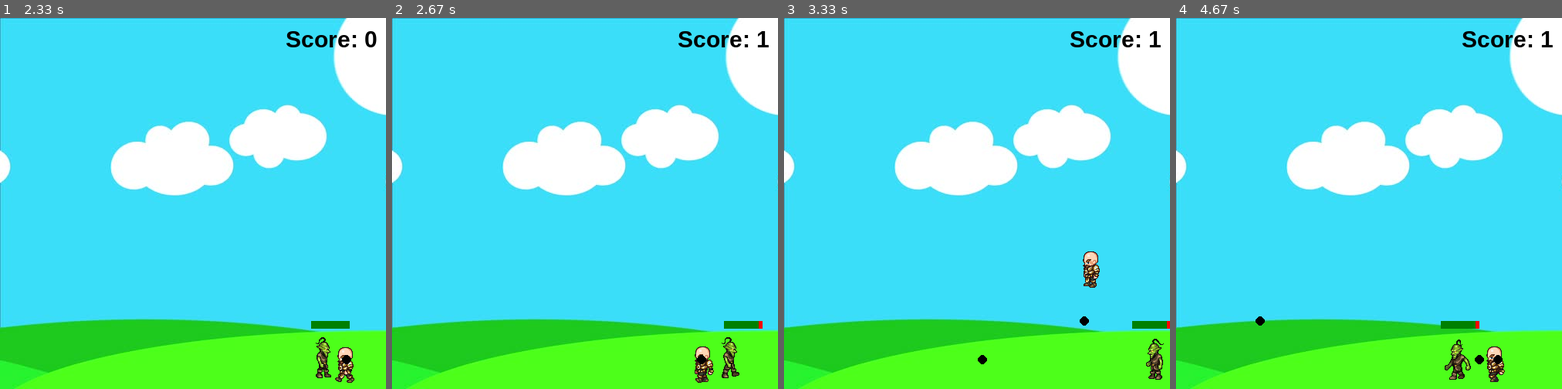
Above: before the commit, frames 1-4 (left to right).
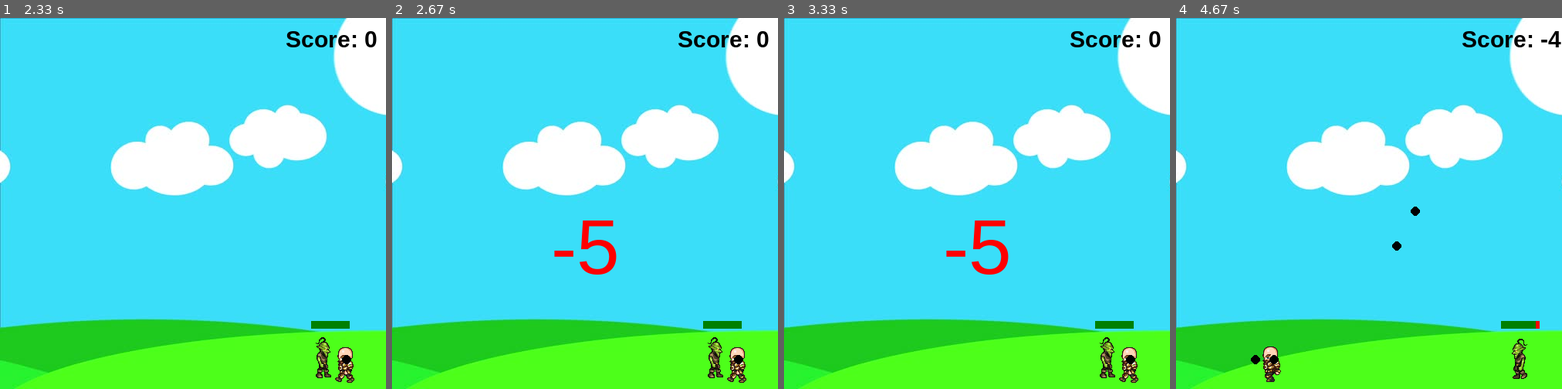
Above: after the commit, the same moments.

Repository: mkennely/learning_pygame
Game: pygame game, started from first_game.py
The game is run twice, just before and just after one commit, with the same random seed, the same clock (stepped at 60 frames per second) and the same inputs.
Inputs:
- Up to frame 1 (2.33 s): hold Space 0.33-0.8 s; hold Right 0.33-0.8 s; hold Right 0.83-1.3 s; tap Space at 0.9, 1.2, 1.4, 1.73, 2.03, 2.23 s; hold Up 1.33-1.63 s; hold Right 1.67-2.13 s; hold Left from 2.17 s (still down)
- Up to frame 2 (2.67 s): keep holding Left; tap Space at 2.53 s
- Up to frame 3 (3.33 s): release Left at 2.7 s; hold Up from 3.17 s (still down); tap Space at 3.23 s
- Up to frame 4 (4.67 s): release Up at 3.53 s; hold Right 3.57-4.2 s; tap Space at 3.63, 3.93, 4.3, 4.6 s; hold Left from 4.23 s (still down)

Frame 1 is identical in both runs. In frame 2, 2.1% of the frame differs, in the area x 42-98%, y 3-99%; in frame 3, 2.5%, in the area x 42-100%, y 3-99%; in frame 4, 2.1%.

Commit message:
Add player/enemy collision

Diff:
--- a/first_game.py
+++ b/first_game.py
@@ -11,6 +11,12 @@
 pg.init()
 
 game_clock = pg.time.Clock()
+
+bullet_sound = pg.mixer.Sound('assets/bullet.wav')
+hit_sound = pg.mixer.Sound('assets/hit.wav')
+
+loop_music = pg.mixer.music.load('assets/music.mp3')
+pg.mixer.music.play(-1)
 
 
 class Player(object):
@@ -60,18 +66,37 @@
 
         if not self.standing:
             if self.is_left:
-                window.blit(self.orient_left[self.steps_taken // 3], (self.x, self.y))
+                window.blit(self.orient_left[self.steps_taken // 3], (self.x, self.y))  # Cycles through the 9 walking animations
                 self.steps_taken += 1
             elif self.is_right:
                 window.blit(self.orient_right[self.steps_taken // 3], (self.x, self.y))
                 self.steps_taken += 1
-        else:
+        else:  # blit the character standing still
             if self.is_right:
                 window.blit(self.orient_right[0], (self.x, self.y))
             else:
                 window.blit(self.orient_left[0], (self.x, self.y))
         self.hitbox = (self.x + 17, self.y + 11, 29, 52)
         # pg.draw.rect(game_window, (255, 0, 0), self.hitbox, 2)
+
+    def collide(self):
+        # once character collides with the goblin they are reset
+        self.x = 60
+        self.y = 410
+        self.steps_taken = 0  # starts the image cycle over so the character isn't blitted mid-stride
+        self.score -= 5
+        collision_font = pg.font.SysFont('arial', 100)
+        collision_text = collision_font.render('-5', 1, (255, 0, 0))
+        game_window.blit(collision_text, (window_width // 2 - collision_text.get_width() // 2, window_height // 2))
+        pg.display.update()
+        crude_clock = 0
+        while crude_clock < 100:
+            pg.time.delay(10)
+            crude_clock += 1
+            for event in pg.event.get():
+                if event.type == pg.QUIT:
+                    crude_clock = 301
+                    pg.quit()
 
 
 class Enemy(object):
@@ -110,7 +135,6 @@
             pg.draw.rect(game_window, (255, 0, 0), (self.hitbox[0], self.hitbox[1] - 20, 50, 10))
             pg.draw.rect(game_window, (0, 128, 0), (self.hitbox[0], self.hitbox[1] - 20, 5 * self.health, 10))
 
-
     def move(self):
         if self.velocity > 0:
             if self.x + self.velocity < self.path[1]:
@@ -126,6 +150,7 @@
                 self.step_count = 0
 
     def is_hit(self):
+        hit_sound.play()
         if self.health > 0:
             self.health -= 1
         else:
@@ -189,6 +214,10 @@
     # 1/10 of a second
     game_clock.tick(27)
 
+    if ash.hitbox[1] < gary.hitbox[1] + gary.hitbox[3] and ash.hitbox[1] + ash.hitbox[3] > gary.hitbox[1]:
+        if ash.hitbox[0] < gary.hitbox[0] + gary.hitbox[2] and ash.hitbox[0] + ash.hitbox[2] > gary.hitbox[0]:
+            ash.collide()
+
     if shot_loop > 0:
         shot_loop += 1
     if shot_loop > 3:
@@ -216,6 +245,7 @@
     key_inputs = pg.key.get_pressed()
 
     if key_inputs[pg.K_SPACE] and shot_loop == 0:
+        bullet_sound.play()
         direction = -1 if ash.is_left else 1
         if len(bullets_fired) < 5:
             bullets_fired.append(Projectile(round(ash.x + ash.width // 2), round(ash.y + ash.height // 2), 6, (0, 0, 0), direction))
